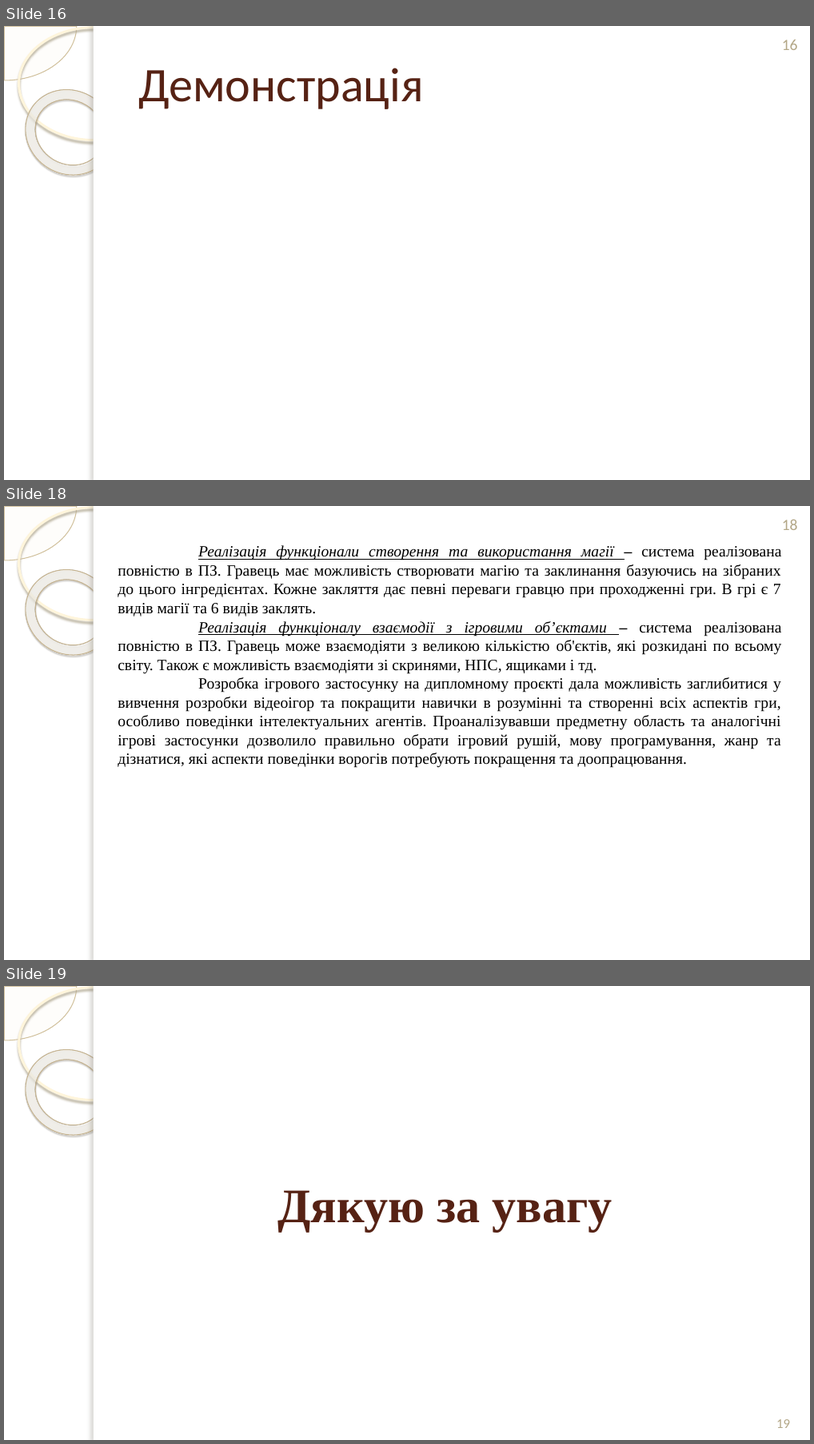
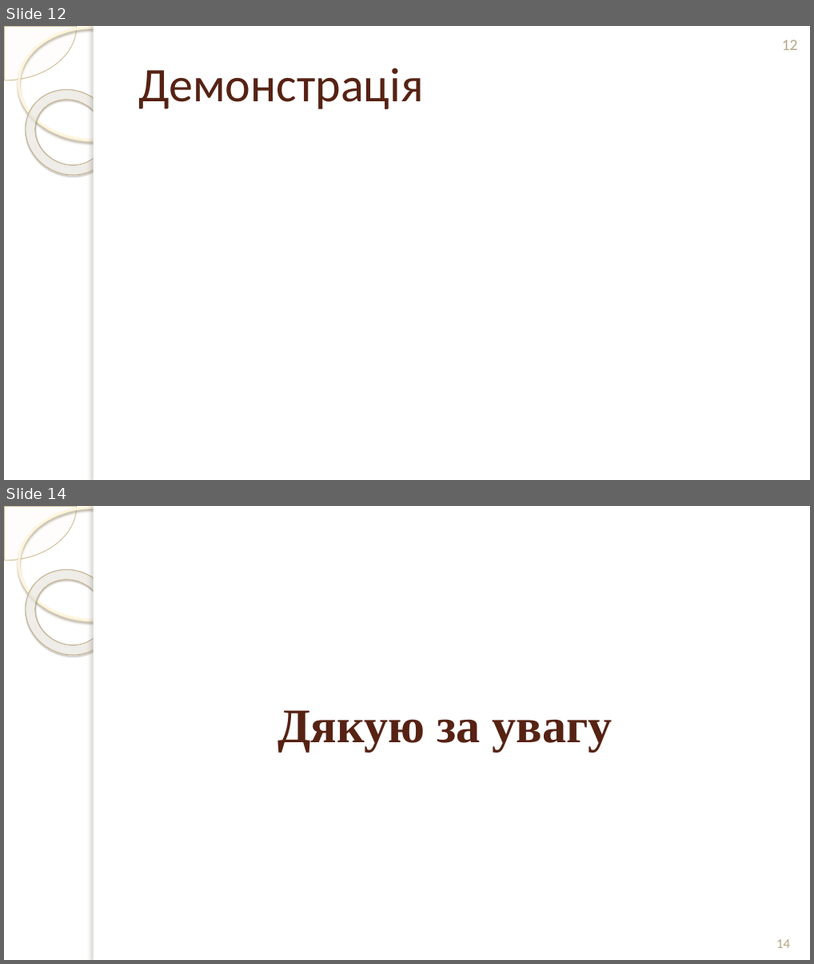
Before and after one commit to mcmcmax437/3D-RPG-Diploma-Thesis, a slide deck: Documents/Презентація/Презентація_Терешкович_ІТ-02_Захист.pptx. Shown one above the other, each under a label of ours: slides 16, 18 and 19 before the commit, slides 12 and 14 after it; the slides between them are not shown. The pictures are 814x1444 and 814x964 pixels, drawn with LibreOffice and Linux fonts; fonts in the diff are those of the drawing; background and template pictures are left out. Boxes give left, top, right and bottom in pixels: in the first picture for what was removed or moved away, otherwise in the second. Text is boxed around its words. In the diff, an @@ line names an element or a change of style, - is before the commit and + after.

```diff
--- a/Documents/Презентація/Презентація_Терешкович_ІТ-02_Захист.pptx
+++ b/Documents/Презентація/Презентація_Терешкович_ІТ-02_Захист.pptx
@@ slide 18 removed at (4, 506, 810, 960), background picture (left out); not listed: 5 template elements that a slide beside it also shows @@
@@ page number removed at (782, 519, 798, 530) @@
-18
@@ text removed at (118, 545, 782, 768) @@
-Реалізація функціонали створення та використання магії – система реалізована повністю в ПЗ. Гравець має можливість створювати магію та заклинання базуючись на зібраних до цього інгредієнтах. Кожне закляття дає певні переваги гравцю при проходженні гри. В грі є 7 видів магії та 6 видів заклять.
-Реалізація функціоналу взаємодії з ігровими об’єктами – система реалізована повністю в ПЗ. Гравець може взаємодіяти з великою кількістю об'єктів, які розкидані по всьому світу. Також є можливість взаємодіяти зі скринями, НПС, ящиками і тд.
-Розробка ігрового застосунку на дипломному проєкті дала можливість заглибитися у вивчення розробки відеоігор та покращити навички в розумінні та створенні всіх аспектів гри, особливо поведінки інтелектуальних агентів. Проаналізувавши предметну область та аналогічні ігрові застосунки дозволило правильно обрати ігровий рушій, мову програмування, жанр та дізнатися, які аспекти поведінки ворогів потребують покращення та доопрацювання.
@@ what was slide 16 is now slide 12 @@
@@ page number at (782, 40, 798, 50): text changed @@
-16
+12
@@ what was slide 19 is now slide 14 @@
@@ page number at (777, 939, 790, 948): text changed @@
-19
+14
```
Also in this commit, not shown: 7 slides changed, 1 slide added, 4 other slides removed, 22 other files.
